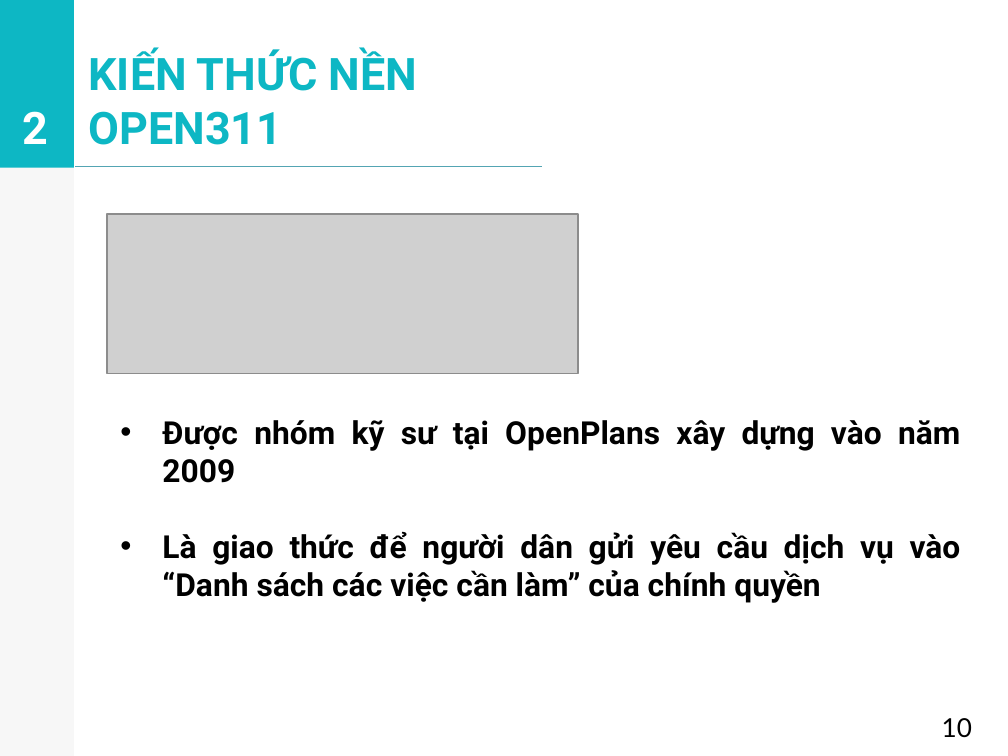
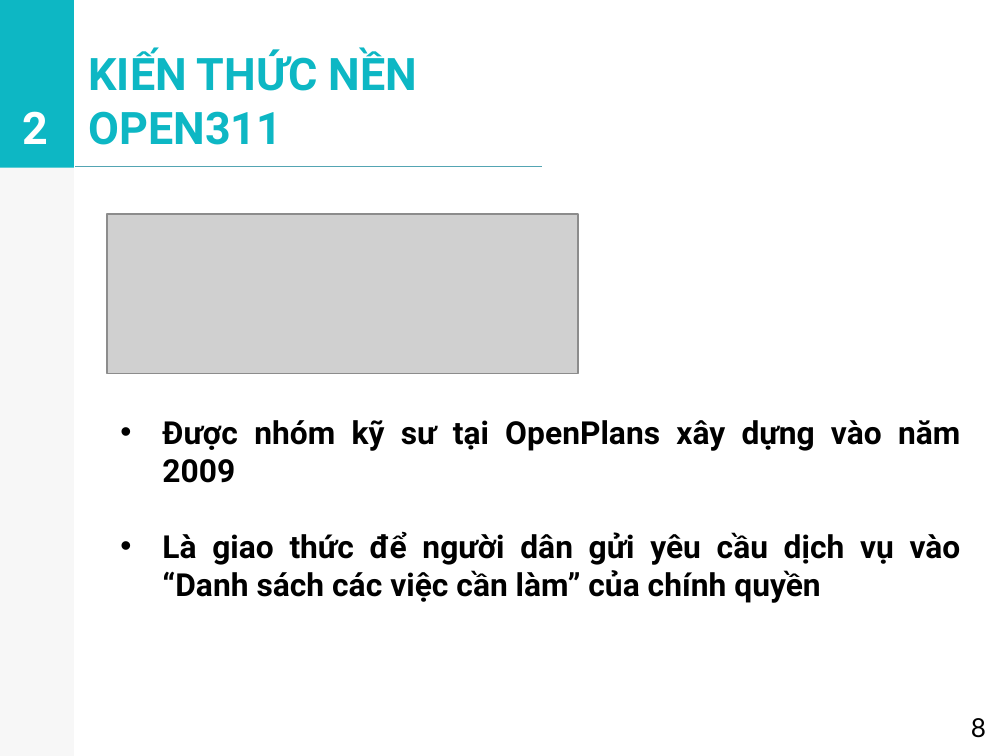
Before and after one commit to vovanluan/TTTN, a slide deck: slide 8 of BaoCao.pptx. Drawn at 1008x756 pixels with LibreOffice and Linux fonts; fonts in the diff are those of the drawing; grey boxes stand for pictures. Boxes give left, top, right and bottom in pixels: in the first picture for what was removed or moved away, otherwise in the second. Text is boxed around its words. In the diff, an @@ line names an element or a change of style, - is before the commit and + after.

```diff
--- a/BaoCao.pptx
+++ b/BaoCao.pptx
@@ text removed at [942, 718, 972, 737] @@
-10
@@ text added at [971, 718, 986, 738], 14 pt, text #000000 @@
+8
```
Also in this commit, not shown: 13 other slides changed.
